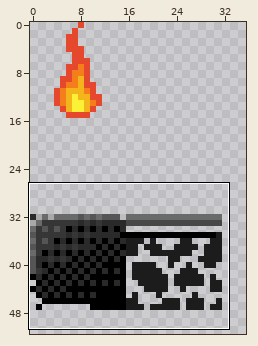
Pixel-art file -- Assets/Spritesheets/tileset.aseprite. The picture above shows the old version from afar; the outline marks the close-up.
Close-up. Before the edit:
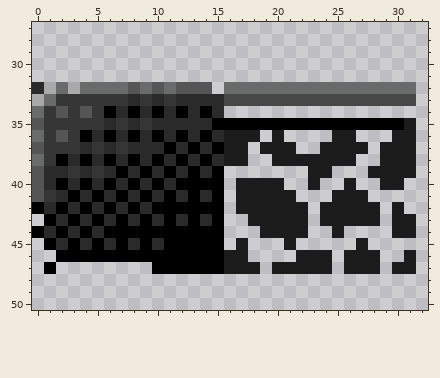
160x160 pixels, 1 frame. Colours within 5 levels of each other are drawn and written as one. Shown: x 0..32, y 27..50. The wide view leaves out empty margins.
After:
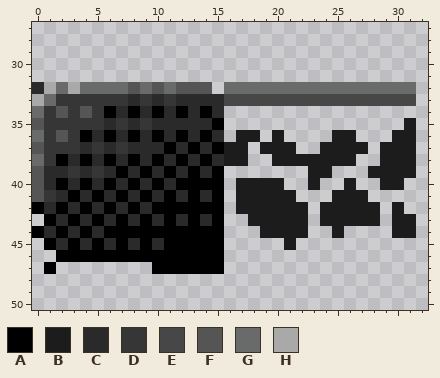
Palette (. is transparent): A #000000  B #1c1c1c  C #2a2a2a  D #363636  E #474747  F #555555  G #696a6a  H #a9a9a9
Difference:
y 35: x 16..30 AAAAAAAAAAAAAAA -> ...............
y 36: x 16 B -> .
y 45: x 17 B -> .; x 27 B -> .
y 46: x 16..17 BB -> ..; x 22..24 BBB -> ...; x 26..28 BBB -> ...; x 31 B -> .
y 47: x 16..18 BBB -> ...; x 20..24 BBBBB -> .....; x 26..28 BBB -> ...; x 30..31 BB -> ..
Pixel boxes of the changes (left, top, right, bottom) in both close-ups:
erased: (224, 118, 404, 142)
erased: (224, 238, 416, 274)
